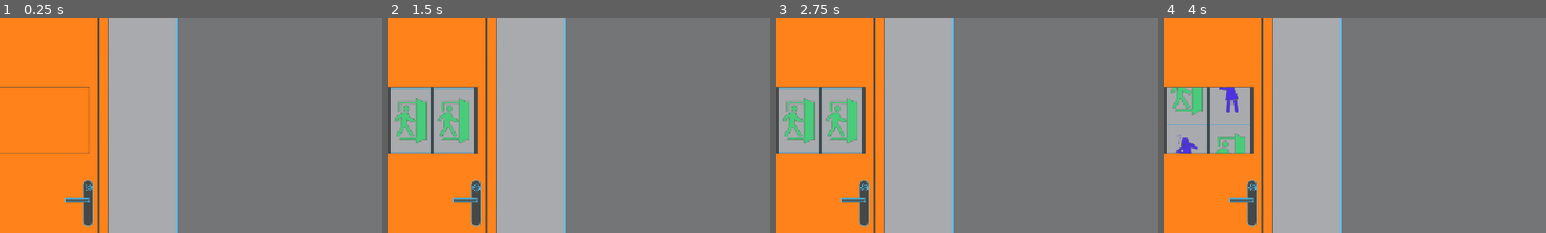
Above: before the commit, frames 1-4 (left to right).
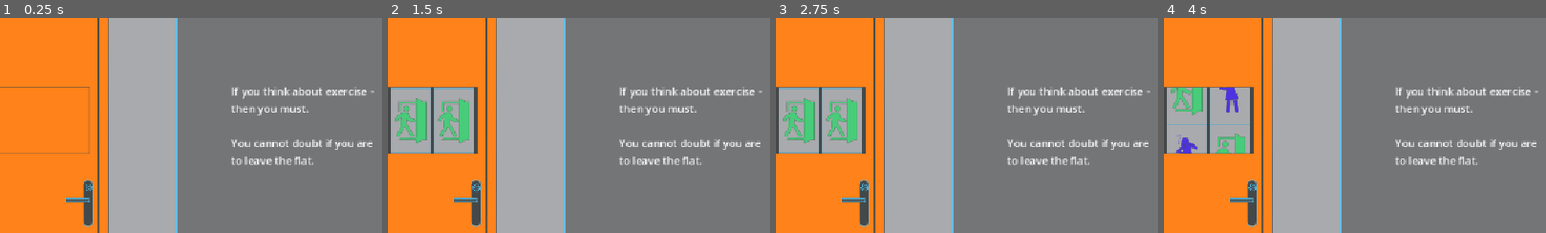
Above: after the commit, the same moments.

Repository: local-minimum/The-Vicious-Cycle
Game: Godot game, scene res://levels/door/exit_appartment_check.tscn
The game is run twice, just before and just after one commit, with the same random seed, the same clock (stepped at 60 frames per second) and the same inputs. This scene is started directly instead of the project's main scene.
Inputs (mouse positions are % of the whole screen's width and height, from its top left):
- Up to frame 1 (0.25 s): no input
- Up to frame 2 (1.5 s): tap Enter at 0.5 s; move the mouse to (72, 45) at 0.52 s; hold D (pedal_right) 0.53-1.28 s; click (72, 45) at 0.67 s; move the mouse to (30, 55) at 1.27 s; hold A (pedal_left) from 1.28 s (still down)
- Up to frame 3 (2.75 s): tap Space at 2 s; move the mouse to (60, 28) at 2.02 s; release A (pedal_left) at 2.03 s; hold D (pedal_right) from 2.03 s (still down)
- Up to frame 4 (4 s): tap Enter at 2.75 s; move the mouse to (45, 70) at 2.77 s; click (45, 70) at 2.92 s; move the mouse to (80, 65) at 3.52 s; release D (pedal_right) at 3.53 s; hold A (pedal_left) from 3.53 s (still down)
The pictures show only the part of the screen within x 48-98%, y 25-75%; the shares and areas given below are measured in that part.

The runs differ from the first frame. In frame 1, 2.2% of the frame differs, in the area x 60-98%, y 32-69%; in frame 2, 2.2%; in frame 3, 2.2%; in frame 4, 2.2%.

Commit message:
Add label to clarify rules

Diff:
--- a/levels/door/door.gd
+++ b/levels/door/door.gd
@@ -99,9 +99,22 @@
         done = set_cylinder(idx, offset) && done
 
     if done:
+        var results: Array[Icon] = []
         for idx in _cylinder_offsets.size():
+            var icons = get_icons(idx)
             _cylinder_offsets[idx] = posmod(_cylinder_offsets[idx] + cylinder_spin_length[idx], _cylinder_icons[idx].size())
-        _phase = Phase.READY
+            results.append(icons[posmod(2 - _cylinder_offsets[idx], icons.size())])
+
+        print_debug(results.map(func (i: Icon) -> String: return Icon.find_key(i)))
+
+        if results.has(Icon.EXERCISE):
+            _phase = Phase.DONE
+            push_warning("No transition to fail yet")
+        elif results.has(Icon.UNDECIDED):
+            _phase = Phase.READY
+        else:
+            _phase = Phase.DONE
+            push_warning("No transition to success yet")
 
 func set_cylinder(idx: int, offset: float) -> bool:
     var icons: Array[Node2D] = _cylinder_icons[idx]
--- a/levels/door/exit_appartment_check.tscn
+++ b/levels/door/exit_appartment_check.tscn
@@ -8,3 +8,25 @@
 
 [node name="Door" parent="." unique_id=301636524 instance=ExtResource("1_n6gsg")]
 position = Vector2(0, 16)
+
+[node name="SlotMachine UI" type="CanvasLayer" parent="." unique_id=1293306533]
+
+[node name="MarginContainer" type="MarginContainer" parent="SlotMachine UI" unique_id=1949972097]
+anchors_preset = 15
+anchor_right = 1.0
+anchor_bottom = 1.0
+grow_horizontal = 2
+grow_vertical = 2
+theme_override_constants/margin_left = 40
+theme_override_constants/margin_top = 40
+theme_override_constants/margin_right = 40
+theme_override_constants/margin_bottom = 40
+
+[node name="Label" type="Label" parent="SlotMachine UI/MarginContainer" unique_id=1322555614]
+layout_mode = 2
+size_flags_horizontal = 8
+text = "If you think about exercise -
+then you must.
+
+You cannot doubt if you are
+to leave the flat."
